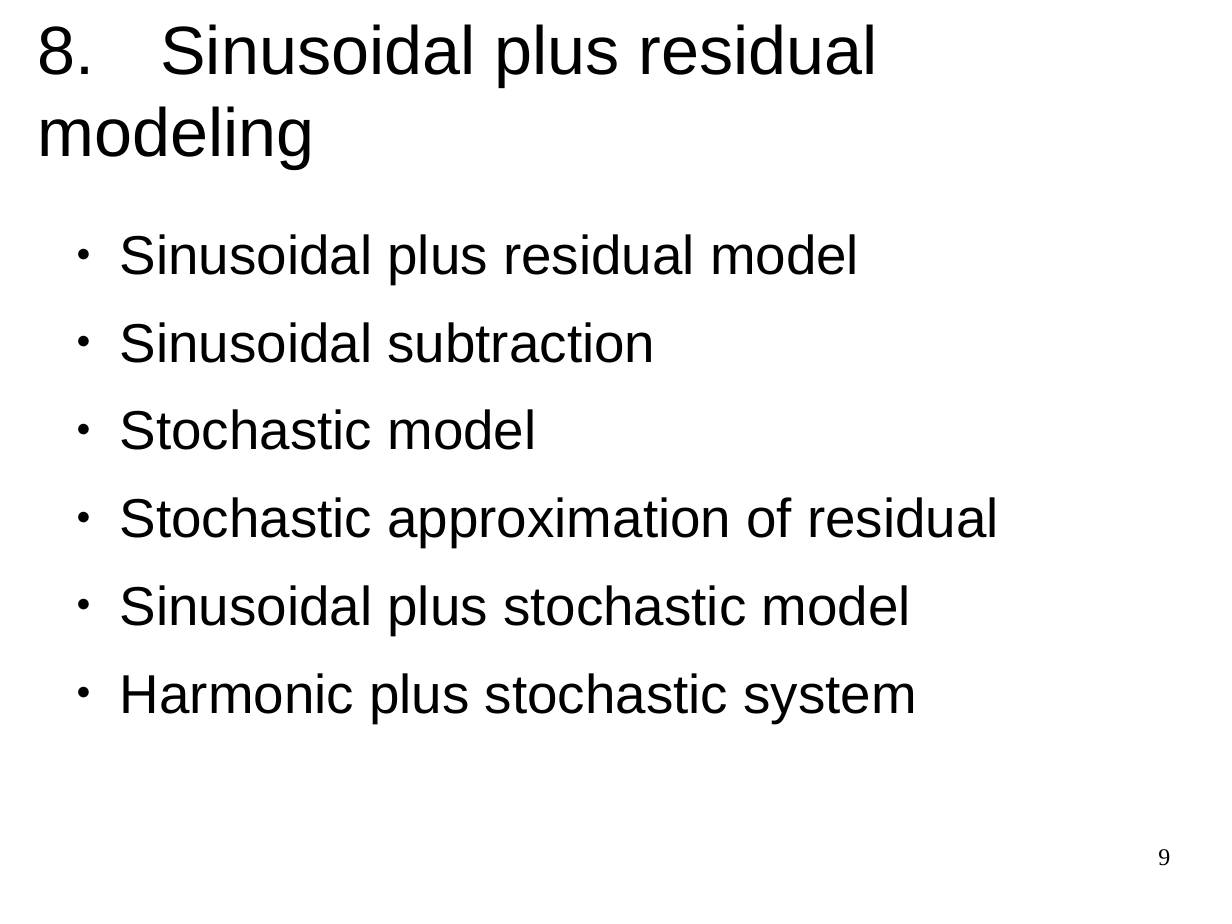
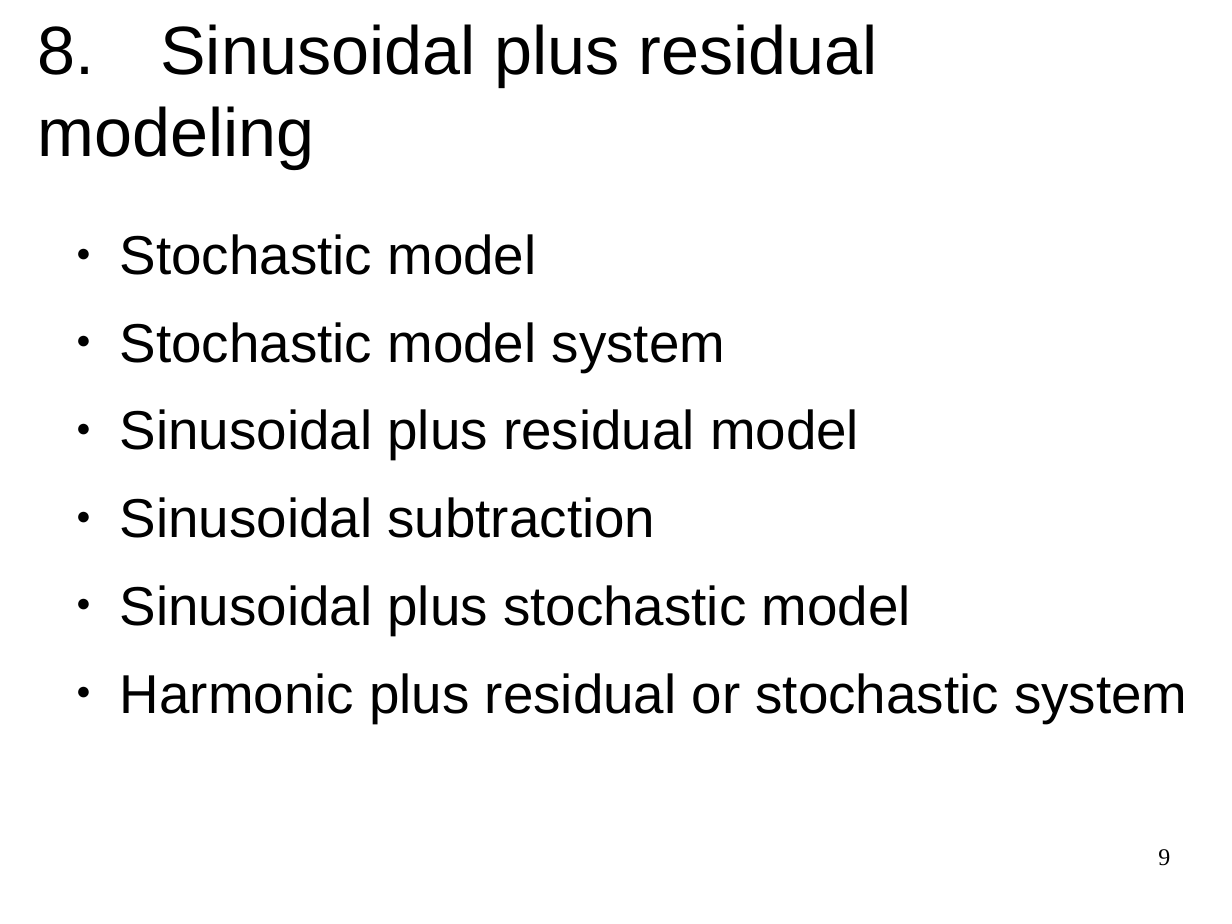
Before and after one commit to MTG/sms-tools, a slide deck: slide 9 of lectures/1-Introduction/Course-outline.odp. Drawn at 1232x924 pixels with LibreOffice and Linux fonts; fonts in the diff are those of the drawing. Boxes give left, top, right and bottom in pixels: in the first picture for what was removed or moved away, otherwise in the second. Text is boxed around its words. In the diff, an @@ line names an element or a change of style, - is before the commit and + after.

```diff
--- a/lectures/1-Introduction/Course-outline.odp
+++ b/lectures/1-Introduction/Course-outline.odp
@@ text at bbox=[120, 234, 725, 372]: paragraphs added @@
+● Stochastic model
+● Stochastic model system
@@ text at bbox=[120, 409, 999, 547]: paragraphs removed @@
-● Stochastic model
-● Stochastic approximation of residual
@@ text at bbox=[120, 673, 1187, 722]: text changed @@
-● Harmonic plus stochastic system
+● Harmonic plus residual or stochastic system
```
Also in this commit, not shown: 3 other slides changed, 29 other files.
